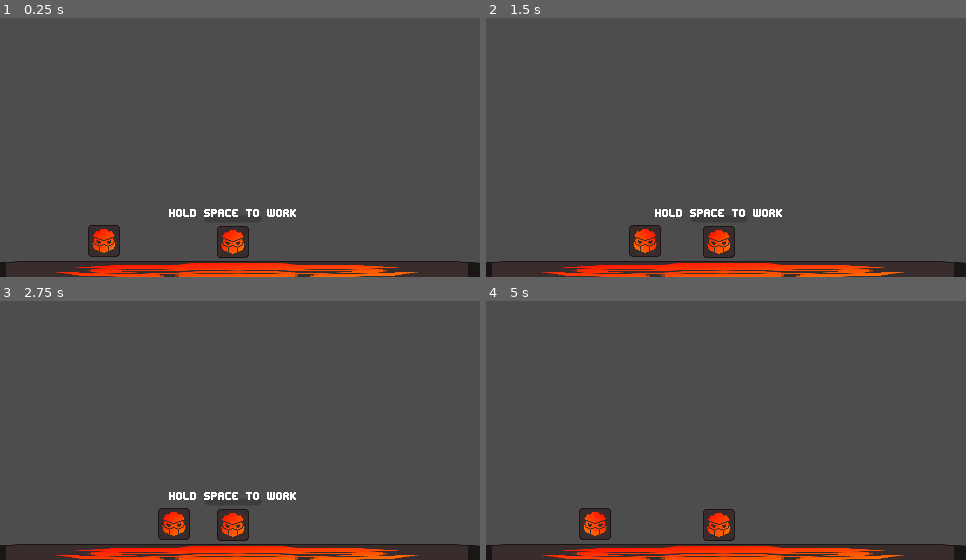
Above: before the commit, frames 1-4 (two rows, left to right).
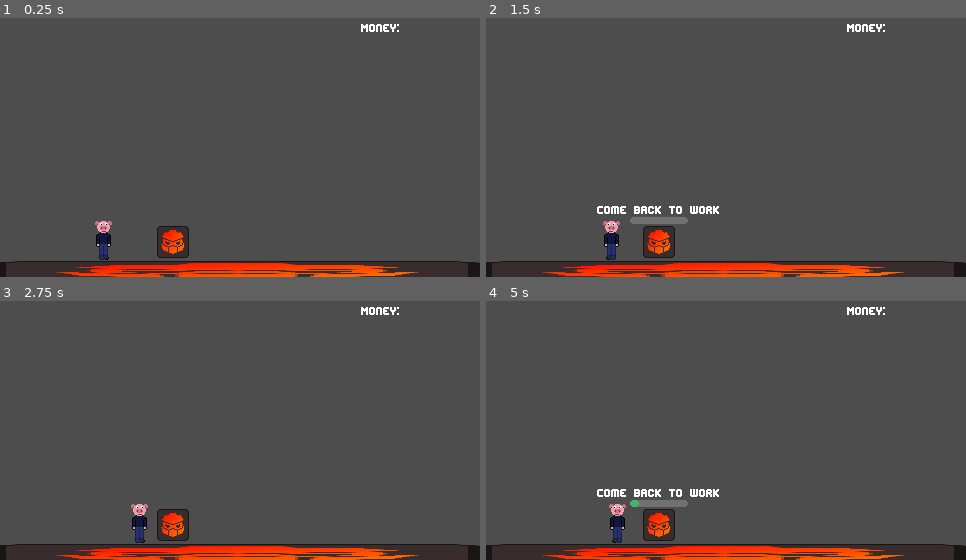
Above: after the commit, the same moments.

Repository: balintuszi1/oinkjam
Game: Godot game, scene res://Scenes/main.tscn
Two runs of this game, one before a commit and one after it. Both use one fixed random seed, a clock stepped at 60 frames per second and the inputs below.
Inputs (mouse positions are in pixels of both pictures, inside the frame that each line leads up to):
- Up to frame 1 (0.25 s): no input
- Up to frame 2 (1.5 s): tap Enter at 0.5 s; move the mouse to (831, 129) at 0.52 s; press the mouse at (831, 129) at 0.53 s; hold Right (move_right) 0.53-1.28 s; tap E (interact) at 0.6, 1.25 s; move the mouse to (630, 155) at 1.27 s; release the mouse at (630, 155) at 1.28 s; hold Left (move_left) from 1.28 s (still down); click (630, 155) at 1.35 s
- Up to frame 3 (2.75 s): tap E (interact) at 1.55, 2.1 s; move the mouse to (288, 365) at 2.02 s; release Left (move_left) at 2.03 s; press the mouse at (288, 365) at 2.03 s; hold Right (move_right) from 2.03 s (still down)
- Up to frame 4 (5 s): move the mouse to (702, 479) at 2.77 s; release the mouse at (702, 479) at 2.78 s; click (702, 479) at 2.85 s; tap E (interact) at 3.05, 3.6, 4.55 s; move the mouse to (870, 466) at 3.52 s; release Right (move_right) at 3.53 s; press the mouse at (870, 466) at 3.53 s; hold Left (move_left) from 3.53 s (still down); move the mouse to (582, 383) at 4.27 s; release the mouse at (582, 383) at 4.28 s; click (582, 383) at 4.35 s

The runs differ from the first frame. In frame 1, 3.1% of the frame differs, in the area x 18-84%, y 2-94%; in frame 2, 3.4%; in frame 3, 2.1%; in frame 4, 3.7%, in the area x 19-84%, y 2-94%.

Commit message:
day 1 and 2
- added working mechanic
- added placeholder character art

Diff:
--- a/Nodes/desk.gd
+++ b/Nodes/desk.gd
@@ -1,22 +1,85 @@
 extends Area2D
 
 signal is_player_working(work)
+signal reward(amount)
 
 @onready var progress_UI = $UI
+@onready var progress_bar = $UI/ProgressBar
+@onready var progress_label = $UI/Label
 
 var working_player = null
+var is_at_desk = false
+var work_progress = 0
+
+func _process(delta: float) -> void:
+	if Input.is_action_just_pressed("interact") and working_player and !is_at_desk:
+			begin_work(working_player)
+	elif working_player and is_at_desk:
+		if Input.is_action_just_pressed("move_left"):
+			leave_desk(working_player, "left")
+		elif Input.is_action_just_pressed("move_right"):
+			leave_desk(working_player, "right")
+		elif Input.is_action_just_pressed("interact"):
+			leave_desk(working_player)
+	work(delta)
 
 func _on_body_entered(body: Node2D) -> void:
 	if body.is_in_group("player"):
 		working_player = body
-		is_player_working.emit(true)
+		progress_label.text = "Press E to work"
 		progress_UI.show()
+		if work_progress <= 0: progress_bar.hide()
 		print("Player is at the station")
 
+func _on_body_exited(body: Node2D) -> void:
+	working_player = null
 
-func _on_body_exited(body: Node2D) -> void:
-	if body == working_player:
-		working_player = null
-		is_player_working.emit(true)
-		progress_UI.hide()
-		print("Player left")
+func work(delta):
+	if Input.is_action_pressed("work") and working_player and is_at_desk:
+		if work_progress >= 100:
+			complete_work()
+		if work_progress < 100:
+			progress_label.text = "Working..."
+			work_progress += 25 * delta
+			update_progress(work_progress)
+	else:
+		if work_progress > 0:
+			if is_at_desk:
+				progress_label.text = "Hold SPACE to work"
+			else:
+				progress_label.text = "Come back to work"
+			work_progress -= 2.5 * delta
+			update_progress(work_progress)
+		elif !working_player:
+			progress_UI.hide()
+
+func begin_work(player:Node2D):
+	is_player_working.emit(true)
+	player.position = Vector2(self.position.x, 220)
+	progress_label.text = "Hold SPACE to work"
+	progress_bar.show()
+	is_at_desk = true
+
+func complete_work():
+	progress_label.text = "Hold SPACE to work"
+	work_progress = 0
+	reward.emit(1)
+
+func leave_desk(player:Node2D, direction = null):
+	if player.is_in_group("player"):
+		if direction == "right":
+			player.position = Vector2(self.position.x+30, 234)
+		elif direction == "left":
+			player.position = Vector2(self.position.x-30, 234)
+		else:
+			player.position = Vector2(self.position.x, 234)
+		working_player = player
+		is_at_desk = false
+		progress_label.text = "Press E to work"
+		progress_UI.show()
+		is_player_working.emit(false)
+		if work_progress <= 0: progress_bar.hide()
+		print("Player is at the station")
+
+func update_progress(value):
+	progress_bar.value = value
--- a/Nodes/desk.tscn
+++ b/Nodes/desk.tscn
@@ -1,11 +1,12 @@
-[gd_scene load_steps=5 format=3 uid="uid://dahfbw3y7rtn1"]
+[gd_scene load_steps=6 format=3 uid="uid://dahfbw3y7rtn1"]
 
 [ext_resource type="Texture2D" uid="uid://dmqvcaei1jk5y" path="res://icon.svg" id="1_bepco"]
 [ext_resource type="Script" uid="uid://cj7vpqb33hp0n" path="res://Nodes/desk.gd" id="1_mu7sr"]
+[ext_resource type="Theme" uid="uid://mquj80rurj05" path="res://theme.tres" id="3_bo547"]
 [ext_resource type="FontFile" uid="uid://crg8aortx06kg" path="res://edit-undo.brk.ttf" id="3_udxb7"]
 
 [sub_resource type="RectangleShape2D" id="RectangleShape2D_344ge"]
-size = Vector2(32, 32)
+size = Vector2(52, 48)
 
 [node name="Desk" type="Area2D" groups=["desk"]]
 script = ExtResource("1_mu7sr")
@@ -18,6 +19,7 @@
 shape = SubResource("RectangleShape2D_344ge")
 
 [node name="UI" type="Node2D" parent="."]
+visible = false
 
 [node name="ProgressBar" type="ProgressBar" parent="UI"]
 anchors_preset = 7
@@ -26,11 +28,12 @@
 anchor_right = 0.5
 anchor_bottom = 1.0
 offset_left = -29.0
-offset_top = -27.0
+offset_top = -25.0
 offset_right = 29.0
-offset_bottom = -20.0
+offset_bottom = -18.0
 grow_horizontal = 2
 grow_vertical = 0
+theme = ExtResource("3_bo547")
 show_percentage = false
 
 [node name="Label" type="Label" parent="UI"]
@@ -40,14 +43,15 @@
 anchor_right = 0.5
 anchor_bottom = 1.0
 offset_left = -64.0
-offset_top = -36.0
+offset_top = -39.0
 offset_right = 64.0
-offset_bottom = -22.0
+offset_bottom = -25.0
 grow_horizontal = 2
 grow_vertical = 0
 theme_override_fonts/font = ExtResource("3_udxb7")
 theme_override_font_sizes/font_size = 14
 text = "Hold SPACE to work"
+horizontal_alignment = 1
 
 [connection signal="body_entered" from="." to="." method="_on_body_entered"]
 [connection signal="body_exited" from="." to="." method="_on_body_exited"]
--- a/Nodes/player.tscn
+++ b/Nodes/player.tscn
@@ -1,17 +1,17 @@
 [gd_scene load_steps=4 format=3 uid="uid://o0ik5522xass"]
 
-[ext_resource type="Texture2D" uid="uid://dmqvcaei1jk5y" path="res://icon.svg" id="1_aoxlc"]
 [ext_resource type="Script" uid="uid://dkepv1efo4q1j" path="res://Scripts/player.gd" id="1_qlfej"]
+[ext_resource type="Texture2D" uid="uid://baxgv5e5e77ox" path="res://pigSprite.png" id="2_qlfej"]
 
 [sub_resource type="RectangleShape2D" id="RectangleShape2D_qlfej"]
-size = Vector2(128, 128)
+size = Vector2(17, 40)
 
 [node name="Player" type="CharacterBody2D" groups=["player"]]
-scale = Vector2(0.25, 0.25)
 script = ExtResource("1_qlfej")
 
 [node name="Sprite2D" type="Sprite2D" parent="." groups=["player"]]
-texture = ExtResource("1_aoxlc")
+texture = ExtResource("2_qlfej")
 
 [node name="CollisionShape2D" type="CollisionShape2D" parent="." groups=["player"]]
+position = Vector2(0, 2)
 shape = SubResource("RectangleShape2D_qlfej")
--- a/Scenes/main.tscn
+++ b/Scenes/main.tscn
@@ -1,9 +1,10 @@
-[gd_scene load_steps=9 format=3 uid="uid://2ga7mnpgn7xi"]
+[gd_scene load_steps=10 format=3 uid="uid://2ga7mnpgn7xi"]
 
 [ext_resource type="PackedScene" uid="uid://o0ik5522xass" path="res://Nodes/player.tscn" id="1_bo1nx"]
 [ext_resource type="Script" uid="uid://ytqt6bnn05yw" path="res://Scripts/main.gd" id="1_jjvhh"]
 [ext_resource type="Texture2D" uid="uid://dmqvcaei1jk5y" path="res://icon.svg" id="2_8gbba"]
 [ext_resource type="PackedScene" uid="uid://dahfbw3y7rtn1" path="res://Nodes/desk.tscn" id="4_jjvhh"]
+[ext_resource type="Theme" uid="uid://mquj80rurj05" path="res://theme.tres" id="5_kry3j"]
 
 [sub_resource type="RectangleShape2D" id="RectangleShape2D_jjvhh"]
 size = Vector2(490, 20)
@@ -31,11 +32,11 @@
 position = Vector2(235, 0)
 shape = SubResource("RectangleShape2D_jjvhh")
 
-[node name="WallRight" type="CollisionShape2D" parent="Environment/StaticBody2D"]
-position = Vector2(0, 131.5)
+[node name="WallLeft" type="CollisionShape2D" parent="Environment/StaticBody2D"]
+position = Vector2(10, 133)
 shape = SubResource("RectangleShape2D_kry3j")
 
-[node name="WallLeft" type="CollisionShape2D" parent="Environment/StaticBody2D"]
+[node name="WallRight" type="CollisionShape2D" parent="Environment/StaticBody2D"]
 position = Vector2(468.5, 131.5)
 shape = SubResource("RectangleShape2D_21xkr")
 
@@ -51,12 +52,28 @@
 [node name="Stations" type="Node2D" parent="."]
 
 [node name="Desk" parent="Stations" instance=ExtResource("4_jjvhh")]
-position = Vector2(233, 235)
+position = Vector2(173, 235)
 
 [node name="UI" type="CanvasLayer" parent="."]
 
 [node name="PoopMeter" type="TextureProgressBar" parent="UI"]
 offset_right = 40.0
 offset_bottom = 40.0
+metadata/_edit_use_anchors_ = true
+
+[node name="Score" type="Label" parent="UI"]
+anchors_preset = 1
+anchor_left = 1.0
+anchor_right = 1.0
+offset_left = -119.0
+offset_top = 10.0
+offset_right = -23.0
+offset_bottom = 33.0
+grow_horizontal = 0
+theme = ExtResource("5_kry3j")
+text = "Money: "
+vertical_alignment = 1
+metadata/_edit_use_anchors_ = true
 
 [connection signal="is_player_working" from="Stations/Desk" to="." method="_on_desk_is_player_working"]
+[connection signal="reward" from="Stations/Desk" to="." method="_on_desk_reward"]
--- a/Scripts/main.gd
+++ b/Scripts/main.gd
@@ -1,6 +1,14 @@
 extends Node2D
 
 @onready var player = $Player
+@onready var score_label = $UI/Score
+
+var money = 0
 
 func _on_desk_is_player_working(work: Variant) -> void:
-	player.work()
+	player.work(work)
+
+
+func _on_desk_reward(amount: Variant) -> void:
+	money += amount
+	score_label.text = "Money: " + str(money)
--- a/Scripts/player.gd
+++ b/Scripts/player.gd
@@ -2,15 +2,21 @@
 
 @export var speed = 100
 
+var can_move = true
+
 func _physics_process(delta):
 	var direction = Input.get_axis("move_left", "move_right")
-	velocity.x = direction * speed
-	move_and_slide()
+	if can_move:
+		velocity.x = direction * speed
+		move_and_slide()
 
-	if direction > 0:
-		$Sprite2D.flip_h = false
-	elif direction < 0:
-		$Sprite2D.flip_h = true
+		if direction > 0:
+			$Sprite2D.flip_h = false
+		elif direction < 0:
+			$Sprite2D.flip_h = true
 
-func work():
-	print("I'm working")
+func work(state):
+	if state == true:
+		can_move = false
+	else:
+		can_move = true
--- /dev/null
+++ b/theme.tres
@@ -0,0 +1,25 @@
+[gd_resource type="Theme" load_steps=4 format=3 uid="uid://mquj80rurj05"]
+
+[ext_resource type="FontFile" uid="uid://crg8aortx06kg" path="res://edit-undo.brk.ttf" id="1_e1x85"]
+
+[sub_resource type="StyleBoxFlat" id="StyleBoxFlat_udxb7"]
+bg_color = Color(0.6, 0.6, 0.6, 0.478431)
+corner_radius_top_left = 4
+corner_radius_top_right = 4
+corner_radius_bottom_right = 4
+corner_radius_bottom_left = 4
+anti_aliasing = false
+
+[sub_resource type="StyleBoxFlat" id="StyleBoxFlat_bo547"]
+bg_color = Color(0.274321, 0.696888, 0.429332, 1)
+corner_radius_top_left = 4
+corner_radius_top_right = 4
+corner_radius_bottom_right = 4
+corner_radius_bottom_left = 4
+anti_aliasing = false
+
+[resource]
+Label/font_sizes/font_size = 14
+Label/fonts/font = ExtResource("1_e1x85")
+ProgressBar/styles/background = SubResource("StyleBoxFlat_udxb7")
+ProgressBar/styles/fill = SubResource("StyleBoxFlat_bo547")
Binary file added: pigSprite.png
Not shown, added: pigSprite.png.import
